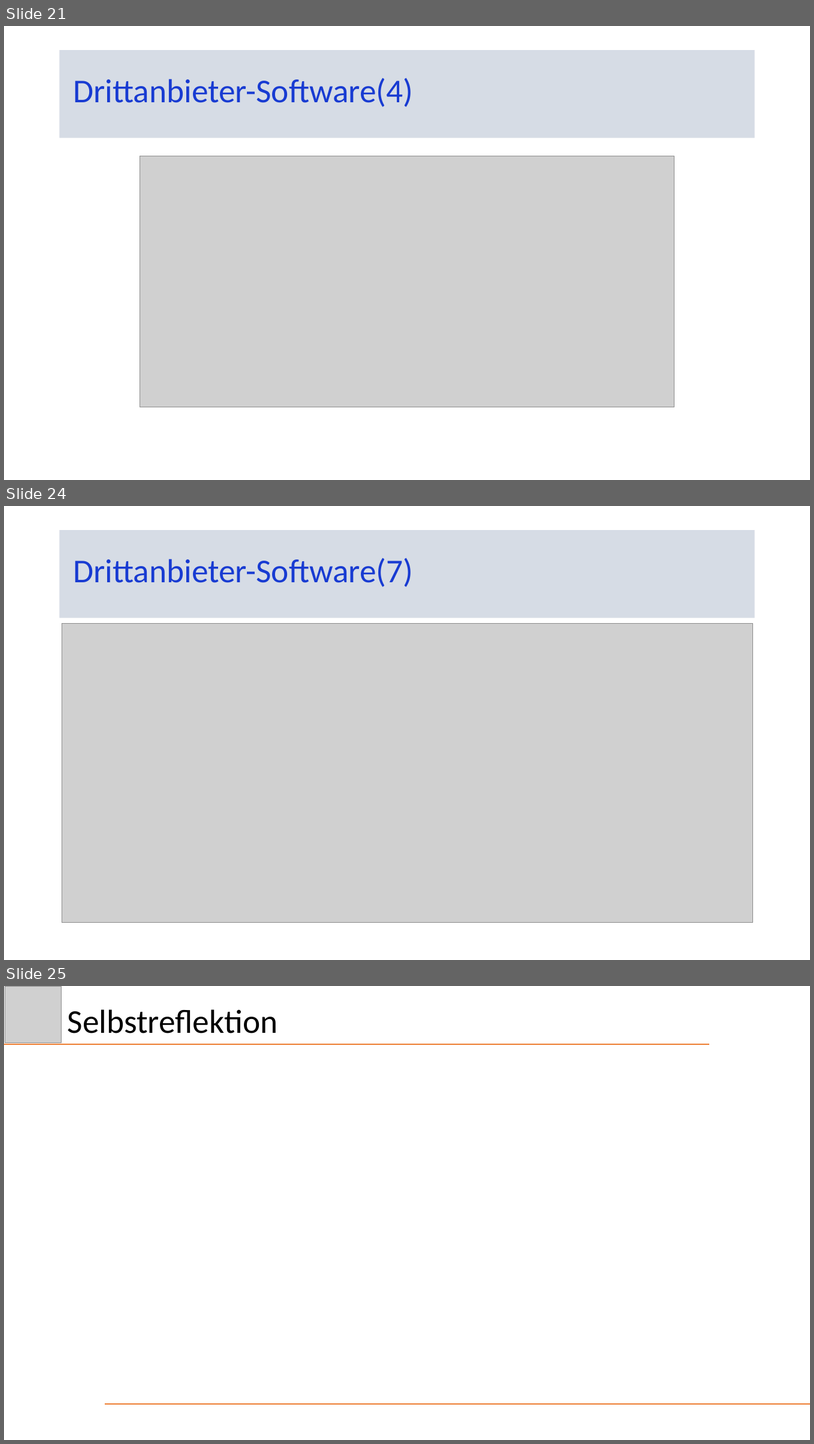
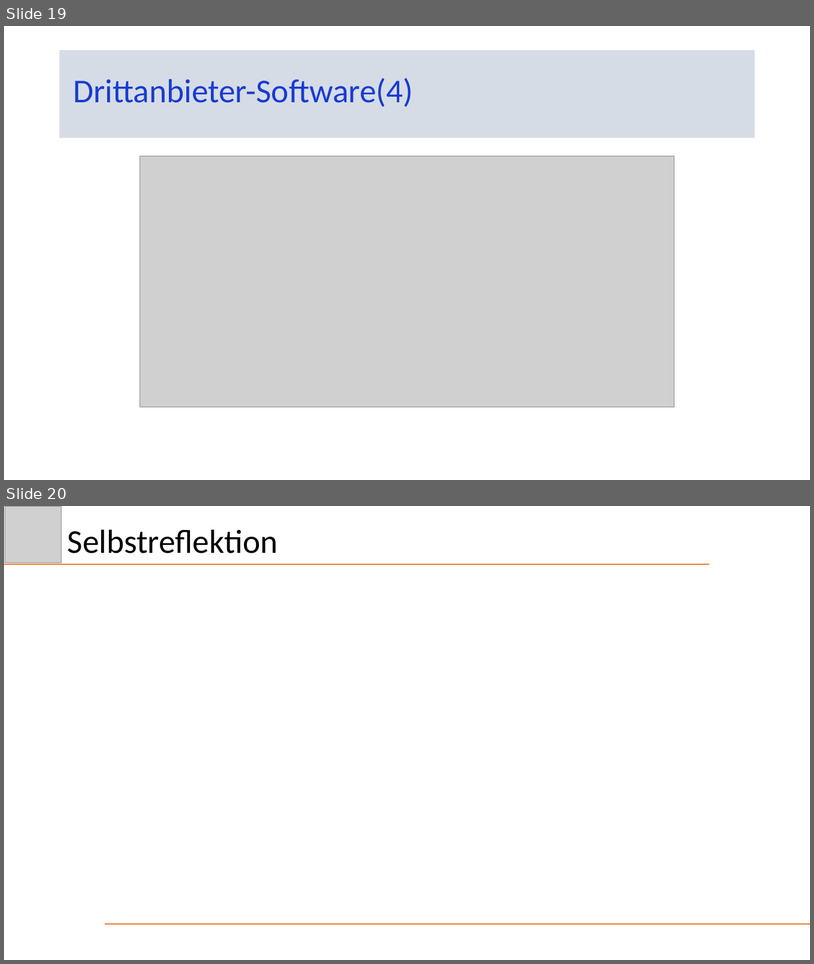
Before and after one commit to Schnitzel128/sejava, a slide deck: Präsentation/DezHex.pptx. Shown one above the other, each under a label of ours: slides 21, 24 and 25 before the commit, slides 19 and 20 after it; the slides between them are not shown. The pictures are 814x1444 and 814x964 pixels, drawn with LibreOffice and Linux fonts; fonts in the diff are those of the drawing; grey boxes stand for pictures. Boxes give left, top, right and bottom in pixels: in the first picture for what was removed or moved away, otherwise in the second. Text is boxed around its words. In the diff, an @@ line names an element or a change of style, - is before the commit and + after.

```diff
--- a/Präsentation/DezHex.pptx
+++ b/Präsentation/DezHex.pptx
@@ slide 24 removed at (4,506,810,960), background #FFFFFF @@
@@ title removed at (60,530,755,618) @@
-Drittanbieter-Software(7)
@@ picture removed at (62,624,753,923) @@
@@ what was slide 21 is now slide 19 @@
@@ what was slide 25 is now slide 20 @@
```
Also in this commit, not shown: 2 slides changed, 4 other slides removed, 2 other files.
